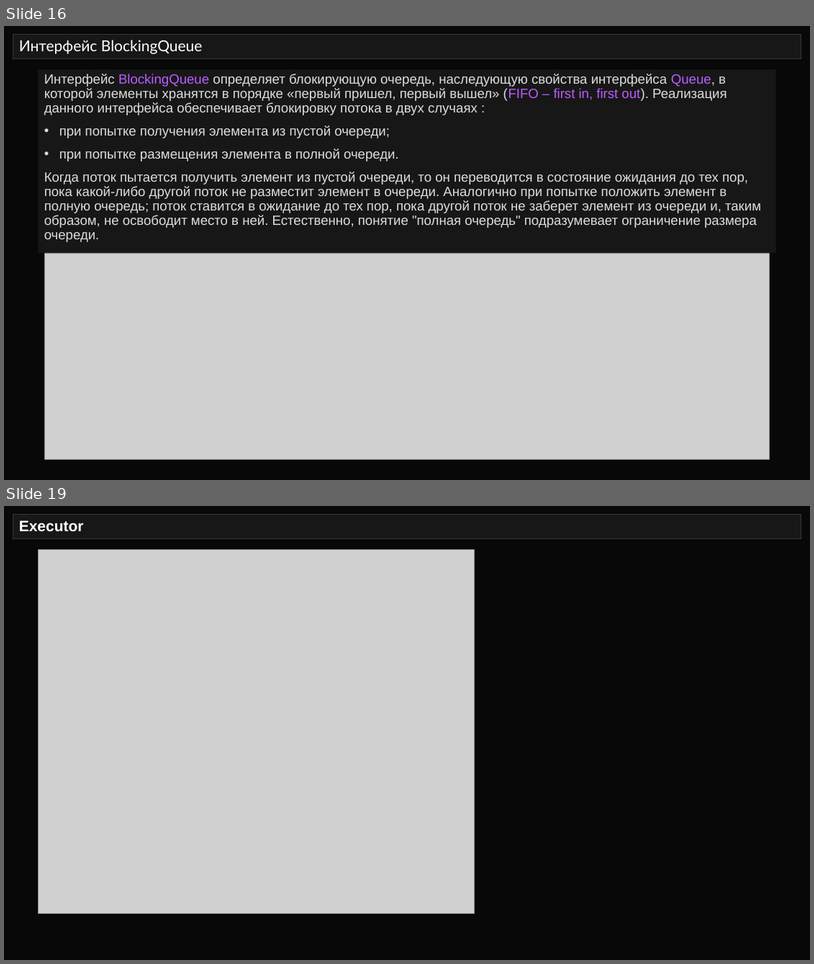
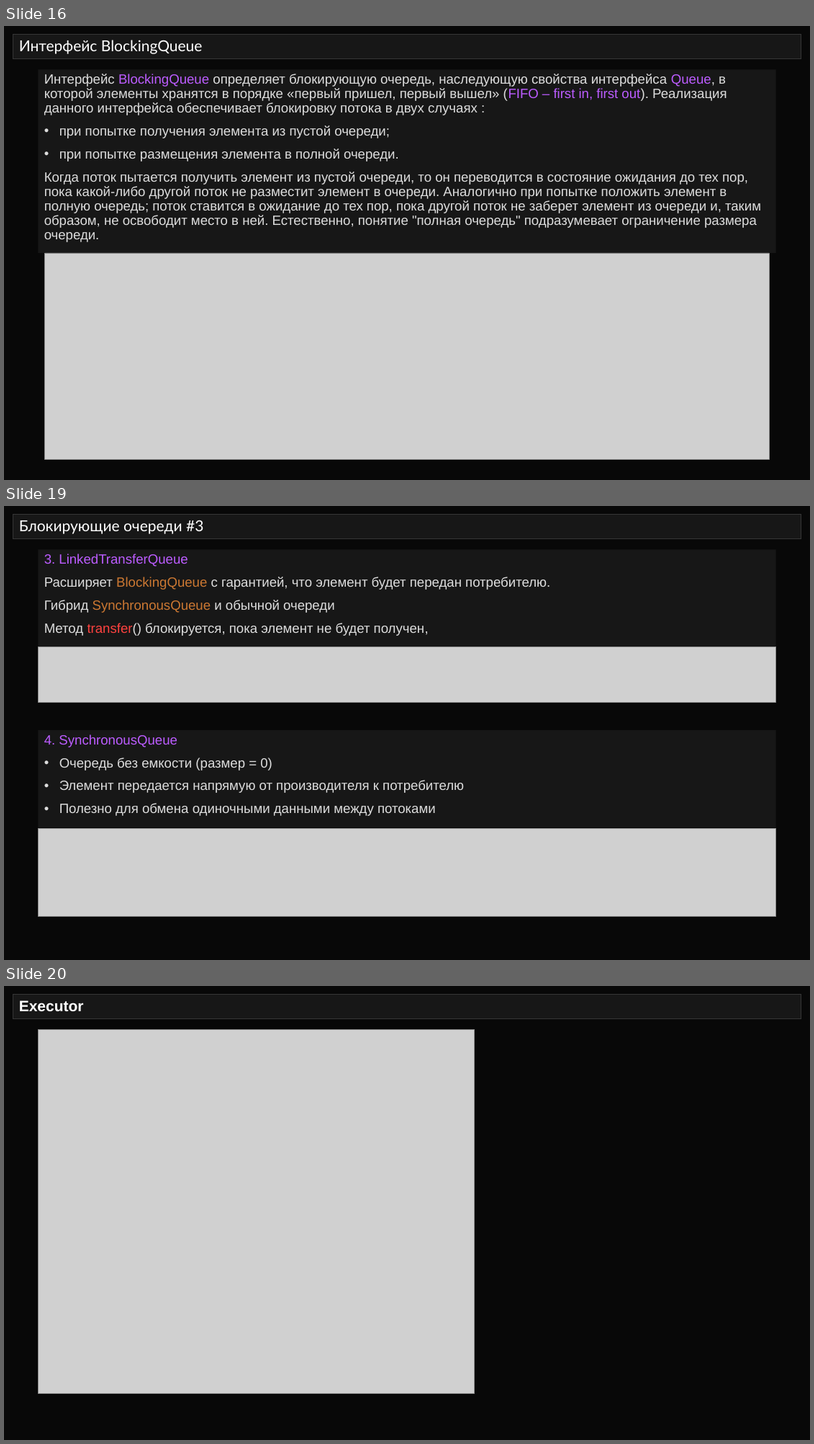
Before and after one commit to semusv/SIB_Concurrent, a slide deck: Concurrent_v1.pptx. Shown one above the other, each under a label of ours: slides 16 and 19 before the commit, slides 16, 19 and 20 after it; the slides between them are not shown. The pictures are 814x964 and 814x1444 pixels, drawn with LibreOffice and Linux fonts; fonts in the diff are those of the drawing; grey boxes stand for pictures. Boxes give left, top, right and bottom in pixels: in the first picture for what was removed or moved away, otherwise in the second. Text is boxed around its words. In the diff, an @@ line names an element or a change of style, - is before the commit and + after.

Commit message:
очереди

```diff
--- a/Concurrent_v1.pptx
+++ b/Concurrent_v1.pptx
@@ slide 19 added at (4,506,810,960), background #080808 @@
@@ title added at (13,515,802,538), fill #171717, outline #373737 0.75 pt, 18 pt, text #FFFFFF @@
+Блокирующие очереди #3
@@ rectangle added at (38,549,776,647), fill #171717, 16 pt, text #DDDDDD @@
+3. LinkedTransferQueue
+Расширяет BlockingQueue с гарантией, что элемент будет передан потребителю.
+Гибрид SynchronousQueue и обычной очереди
+Метод transfer() блокируется, пока элемент не будет получен,
@@ picture added at (38,646,776,702) @@
@@ rectangle added at (38,730,776,827), fill #171717, 16 pt, text #DDDDDD @@
+4. SynchronousQueue
+• Очередь без емкости (размер = 0)
+• Элемент передается напрямую от производителя к потребителю
+• Полезно для обмена одиночными данными между потоками
@@ picture added at (38,828,776,916) @@
@@ what was slide 19 is now slide 20 @@
```
Also in this commit, not shown: 2 slides changed, 1 other file.
